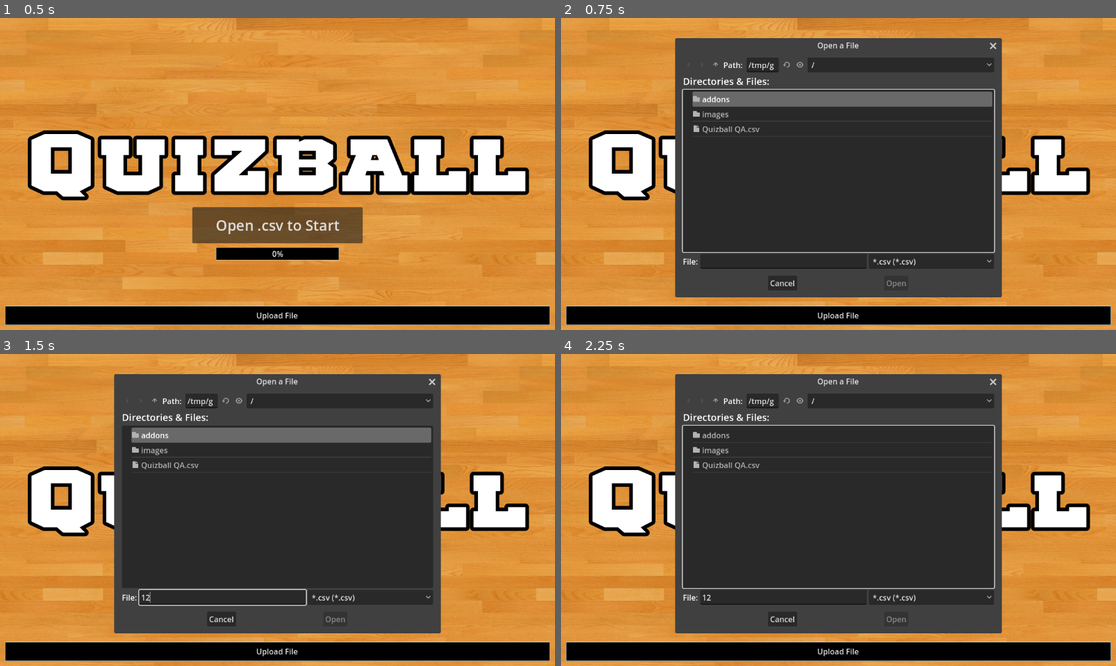
Above: before the commit, frames 1-4 (two rows, left to right).
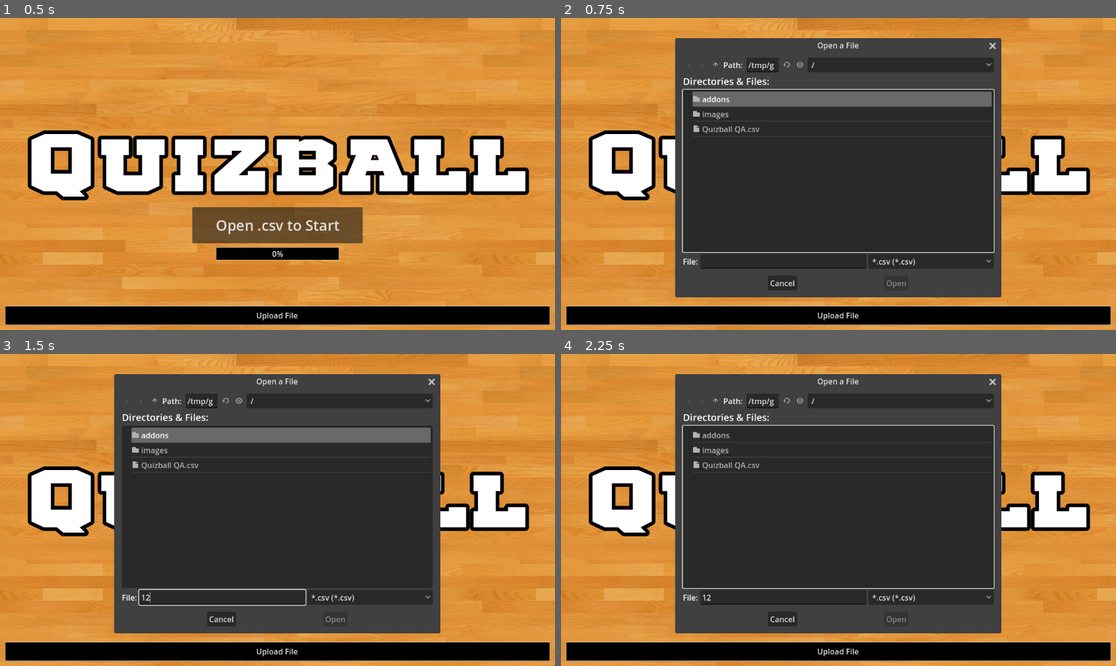
Above: after the commit, the same moments.

Repository: kaatissensei/Quizball
Game: Godot game, scene res://MainMenu.tscn
The game is run twice, just before and just after one commit, with the same random seed, the same clock (stepped at 60 frames per second) and the same inputs.
Inputs (mouse positions are in pixels of both pictures, inside the frame that each line leads up to):
- Up to frame 1 (0.5 s): no input
- Up to frame 2 (0.75 s): click "Open .csv to Start" at 0.5 s
- Up to frame 3 (1.5 s): click (222, 597) at 1.27 s; type "12" at 1.35 s
- Up to frame 4 (2.25 s): click "Open .csv to Start" at 2 s

Frame 1 is identical in both runs. In frame 2, 0.3% of the frame differs, in the area x 56-80%, y 6-90%; in frame 3, 0.2%; in frame 4, 0.3%.

Commit message:
Show base64_data

Diff:
--- a/project/MainMenu.tscn
+++ b/project/MainMenu.tscn
@@ -181,5 +181,10 @@
 theme_override_colors/font_color = Color(0, 0.964706, 0, 1)
 text = "Success!"
 
+[node name="Base64" type="Label" parent="."]
+unique_name_in_owner = true
+offset_right = 1151.0
+offset_bottom = 194.0
+
 [connection signal="pressed" from="CanvasLayer/Button" to="." method="_open_fileDialog"]
 [connection signal="file_selected" from="CanvasLayer/FileDialog" to="." method="_on_file_dialog_file_selected"]
--- a/project/menu.gd
+++ b/project/menu.gd
@@ -40,17 +40,12 @@
 	#progress.visible = false
 	#success_label.visible = true
 	#Main.csvFile = FileAccess.open(path,FileAccess.READ)
-	var utf_data: String = Marshalls.base64_to_utf8(base64_data)
-	var raw_data: PackedByteArray = Marshalls.base64_to_raw(base64_data)
+	#var string_data: String = base64_data.get_string_from_utf8()
 
-	var utffile = FileAccess.open("res://utf8.txt", FileAccess.WRITE)
-	utffile.store_string(utf_data)
-	var rawfile = FileAccess.open("res://raw.txt", FileAccess.WRITE)
-	rawfile.store_var(raw_data)
 
-	Main.csvFile = raw_data #WIP What data type does this need to be?
-	Main.parse_csv()
-	get_tree().change_scene_to_file("res://Quiz_scene.tscn")
+	%Base64.text = base64_data #WIP What data type does this need to be?
+	#Main.parse_csv()
+	#get_tree().change_scene_to_file("res://Quiz_scene.tscn")
 
 func _on_error() -> void:
 	push_error("Error!")
